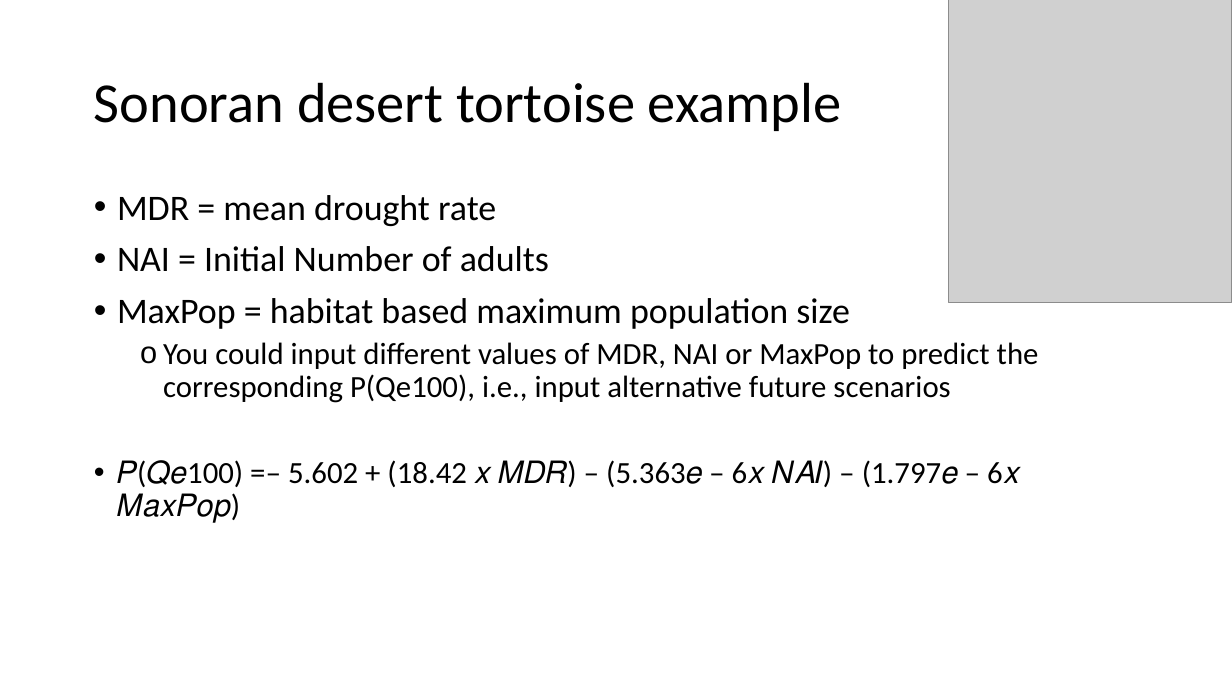
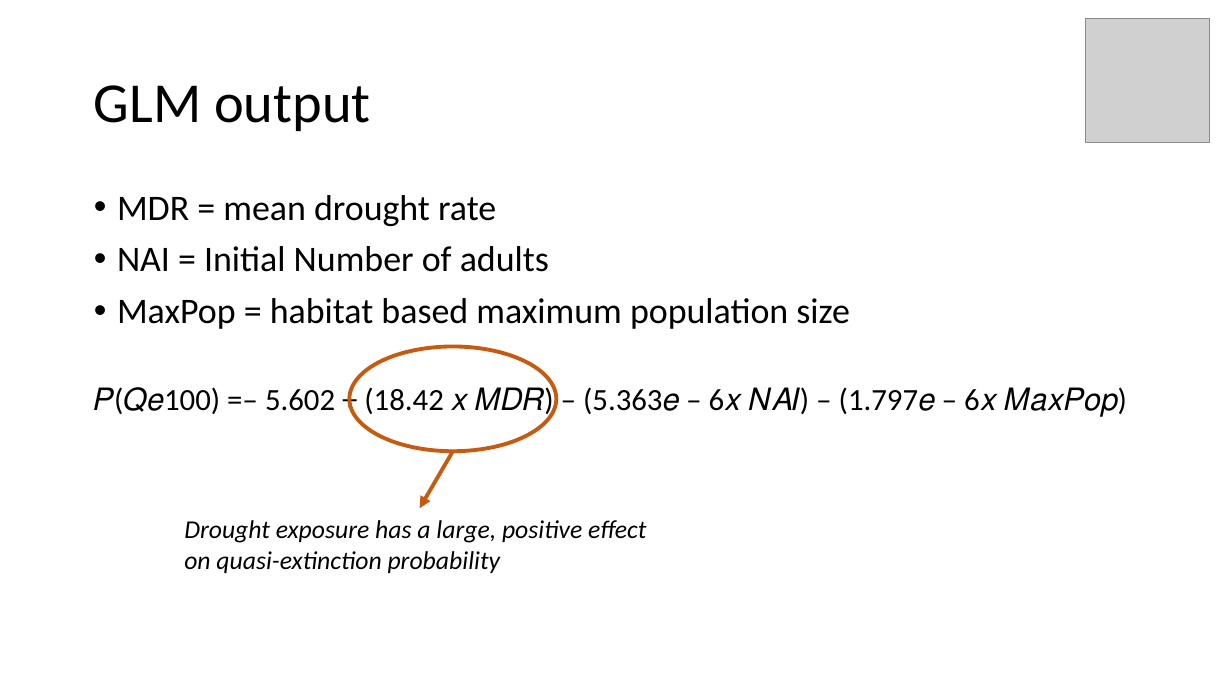
Before and after one commit to annamtucker/ssa-200, a slide deck: slide 51 of static/lectures/SSA_MatrixDemPVA.pptx (slide 37 before the commit). Drawn at 1232x693 pixels with LibreOffice and Linux fonts; fonts in the diff are those of the drawing; grey boxes stand for pictures; background and template pictures are left out. Boxes give left, top, right and bottom in pixels: in the first picture for what was removed or moved away, otherwise in the second. Text is boxed around its words. In the diff, an @@ line names an element or a change of style, - is before the commit and + after.

```diff
--- a/static/lectures/SSA_MatrixDemPVA.pptx
+++ b/static/lectures/SSA_MatrixDemPVA.pptx
@@ picture removed at <box>949,0,1232,302</box> @@
@@ picture added at <box>1086,18,1210,142</box> @@
@@ title at <box>94,85,370,131</box>: text changed @@
-Sonoran desert tortoise example
+GLM output
@@ text at <box>163,342,1039,403</box>: paragraph removed @@
-  o You could input different values of MDR, NAI or MaxPop to predict the corresponding P(Qe100), i.e., input alternative future scenarios
@@ ellipse added at <box>349,347,556,451</box>, outline #C55A11 3 pt @@
@@ text at <box>94,387,1118,417</box>: bullet • to none @@
@@ arrow added from (453, 451) to (420, 508), #C55A11 3 pt @@
@@ text added at <box>184,520,646,573</box>, 20 pt, text #000000, italic @@
+Drought exposure has a large, positive effect on quasi-extinction probability
```
Also in this commit, not shown: 16 other slides changed, 37 slides added, 22 slides removed, 15 other files.
